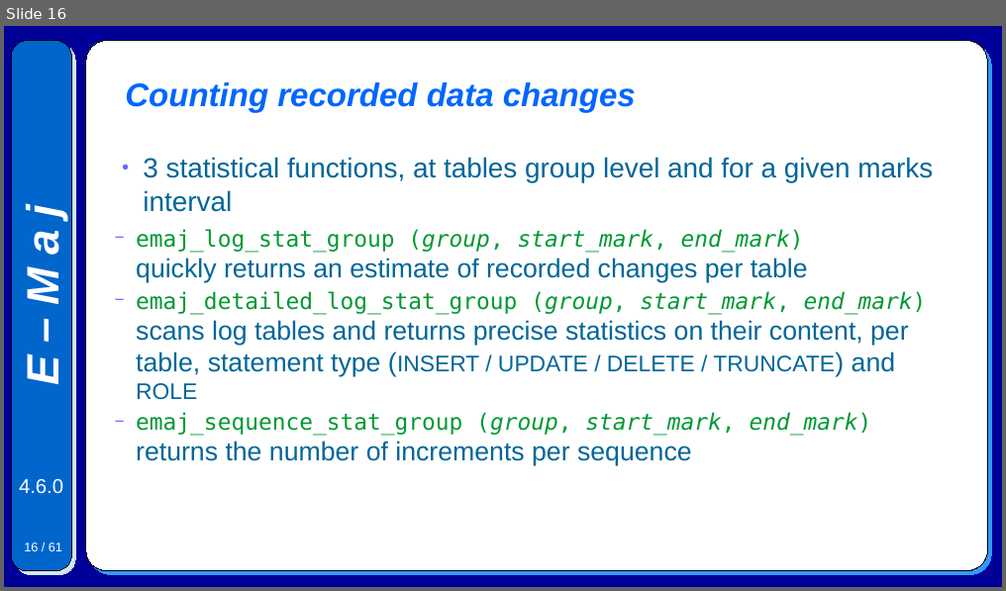
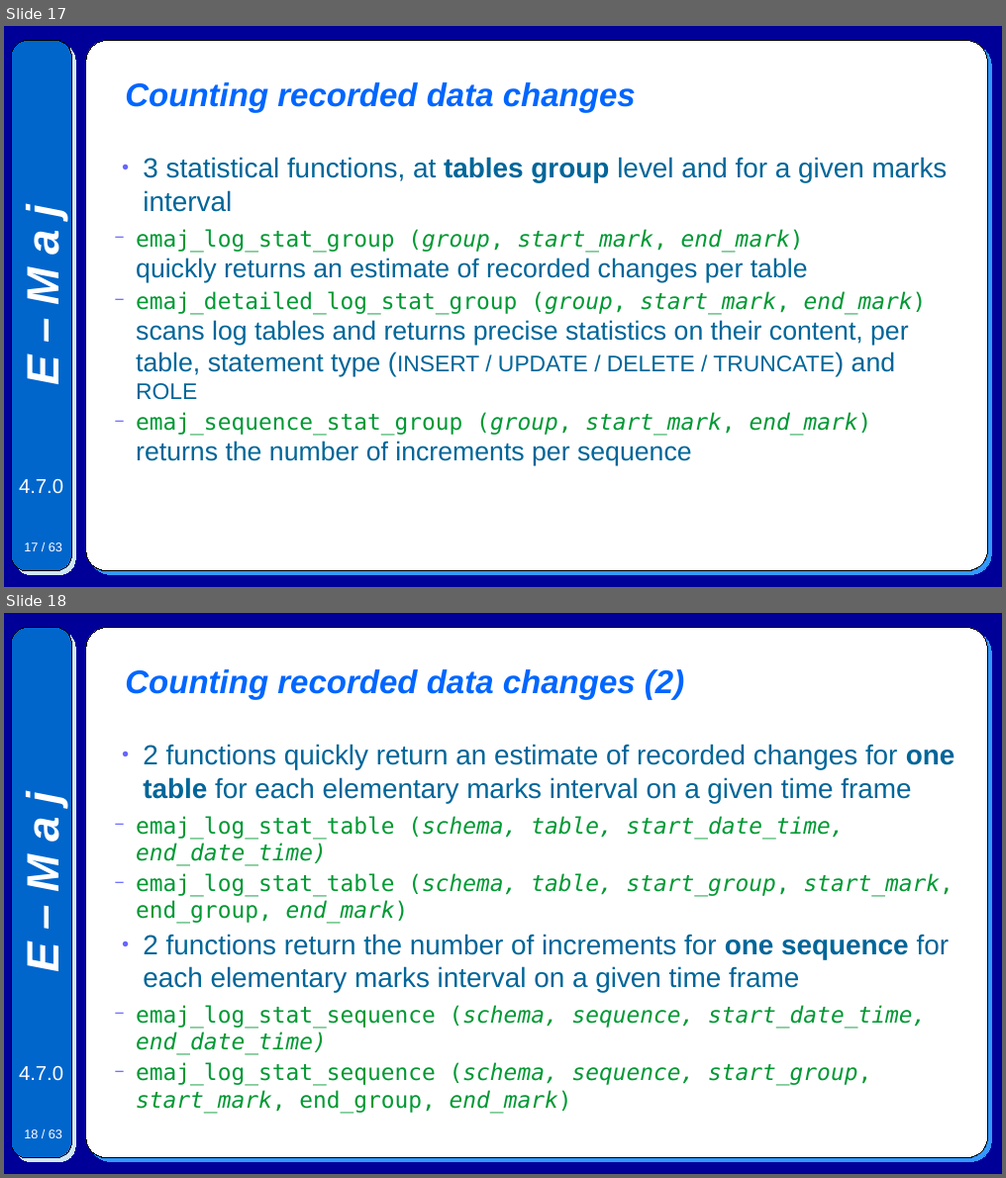
Before and after one commit to beaud76/emaj_doc, a slide deck: Emaj.devel_pres_en.odp. Shown one above the other, each under a label of ours: slide 16 before the commit, slides 17 and 18 after it. The pictures are 1006x591 and 1006x1178 pixels, drawn with LibreOffice and Linux fonts; fonts in the diff are those of the drawing. Boxes give left, top, right and bottom in pixels: in the first picture for what was removed or moved away, otherwise in the second. Text is boxed around its words. In the diff, an @@ line names an element or a change of style, - is before the commit and + after.

```diff
--- a/Emaj.devel_pres_en.odp
+++ b/Emaj.devel_pres_en.odp
@@ slide 18 added at bbox=[4, 613, 1002, 1174], background #000099; not listed: 5 template elements that a slide beside it also shows @@
@@ title added at bbox=[125, 669, 684, 700], 26 pt, text #0066FF, bold, italic @@
+Counting recorded data changes (2)
@@ text added at bbox=[136, 744, 955, 1114], 18 pt, text #009933 @@
+● 2 functions quickly return an estimate of recorded changes for one table for each elementary marks interval on a given time frame
+  − emaj_log_stat_table (schema, table, start_date_time, end_date_time)
+  − emaj_log_stat_table (schema, table, start_group, start_mark, end_group, end_mark)
+● 2 functions return the number of increments for one sequence for each elementary marks interval on a given time frame
+  − emaj_log_stat_sequence (schema, sequence, start_date_time, end_date_time)
+  − emaj_log_stat_sequence (schema, sequence, start_group, start_mark, end_group, end_mark)
@@ what was slide 16 is now slide 17 @@
@@ slide 17 changed as well @@
@@ text at bbox=[143, 157, 947, 212]: bold on in "tables group" @@
@@ text at bbox=[19, 479, 63, 494]: text changed @@
-4.6.0
+4.7.0
@@ page number at bbox=[24, 543, 62, 552]: text changed @@
-16 / 61
+17 / 63
```
Also in this commit, not shown: 56 other slides changed, 1 other slide added, 24 other files.
